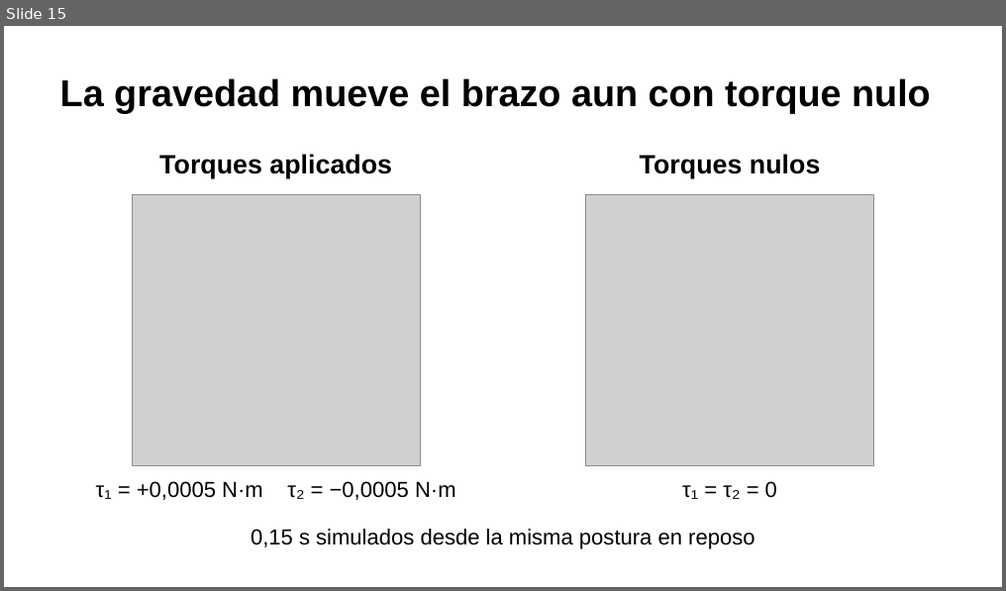
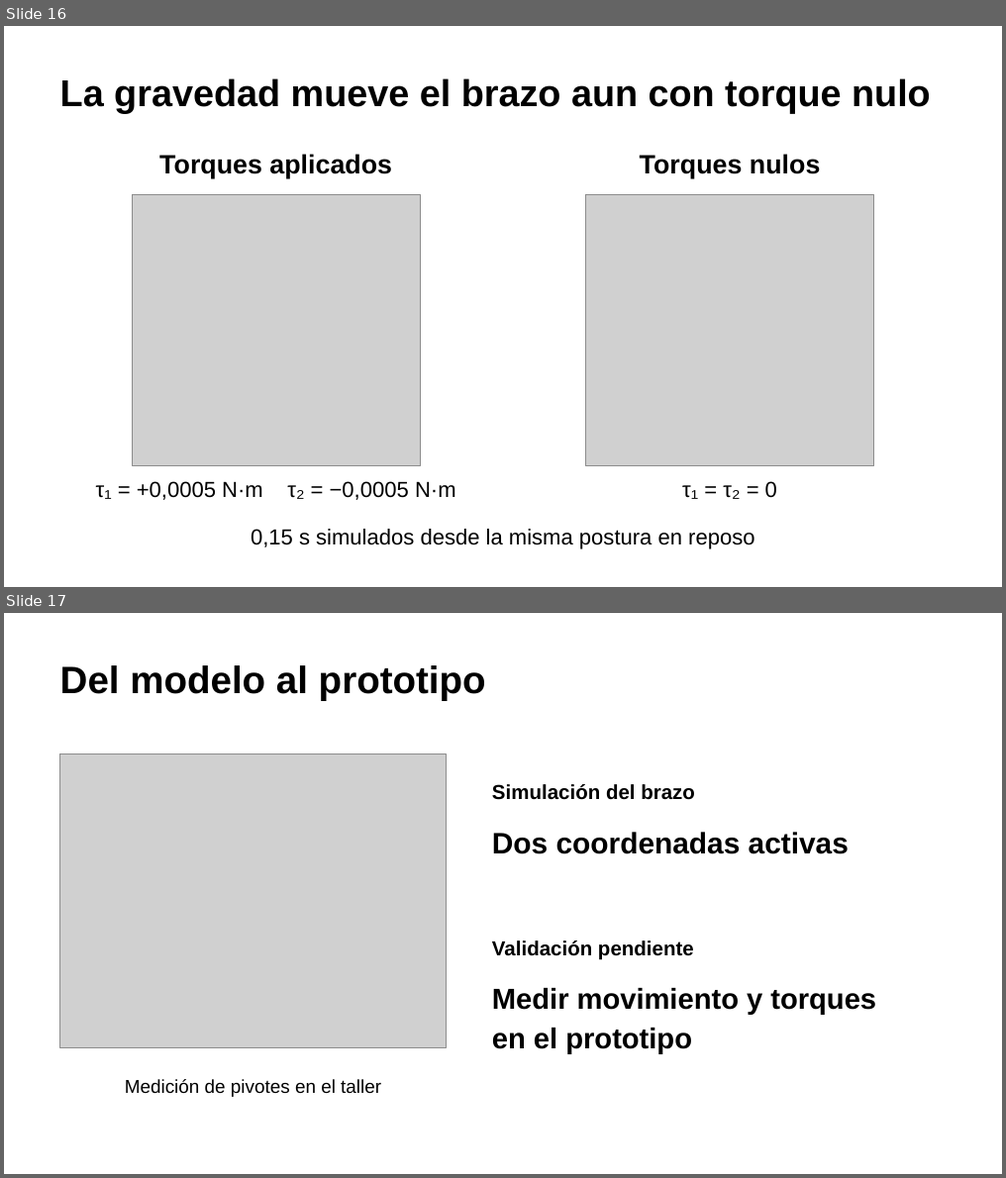
Before and after one commit to LuigiToby/grafos-mecanicos, a slide deck: presentacion/Grafos_Mecanicos.pptx. Shown one above the other, each under a label of ours: slide 15 before the commit, slides 16 and 17 after it. The pictures are 1006x591 and 1006x1178 pixels, drawn with LibreOffice and Linux fonts; fonts in the diff are those of the drawing; grey boxes stand for pictures. Boxes give left, top, right and bottom in pixels: in the first picture for what was removed or moved away, otherwise in the second. Text is boxed around its words. In the diff, an @@ line names an element or a change of style, - is before the commit and + after.

Commit message:
Mejora el cierre, las notas y los dibujos del taller

```diff
--- a/presentacion/Grafos_Mecanicos.pptx
+++ b/presentacion/Grafos_Mecanicos.pptx
@@ slide 17 added at (4, 613, 1002, 1174), background #FFFFFF @@
@@ text added at (60, 665, 486, 701), 36.8 pt, text #000000, bold @@
+Del modelo al prototipo
@@ picture added at (60, 754, 447, 1049) @@
@@ text added at (492, 784, 695, 800), 19.5 pt, text #000000, bold @@
+Simulación del brazo
@@ text added at (492, 832, 848, 855), 28.5 pt, text #000000, bold @@
+Dos coordenadas activas
@@ text added at (492, 941, 694, 960), 19.5 pt, text #000000, bold @@
+Validación pendiente
@@ text added at (492, 988, 876, 1015), 27.8 pt, text #000000, bold @@
+Medir movimiento y torques
@@ text added at (492, 1028, 692, 1055), 27.8 pt, text #000000, bold @@
+en el prototipo
@@ text added at (125, 1079, 381, 1097), 18 pt, text #000000 @@
+Medición de pivotes en el taller
@@ what was slide 15 is now slide 16 @@
```
Also in this commit, not shown: 3 other slides added, 2 slides removed, 1 other file.
